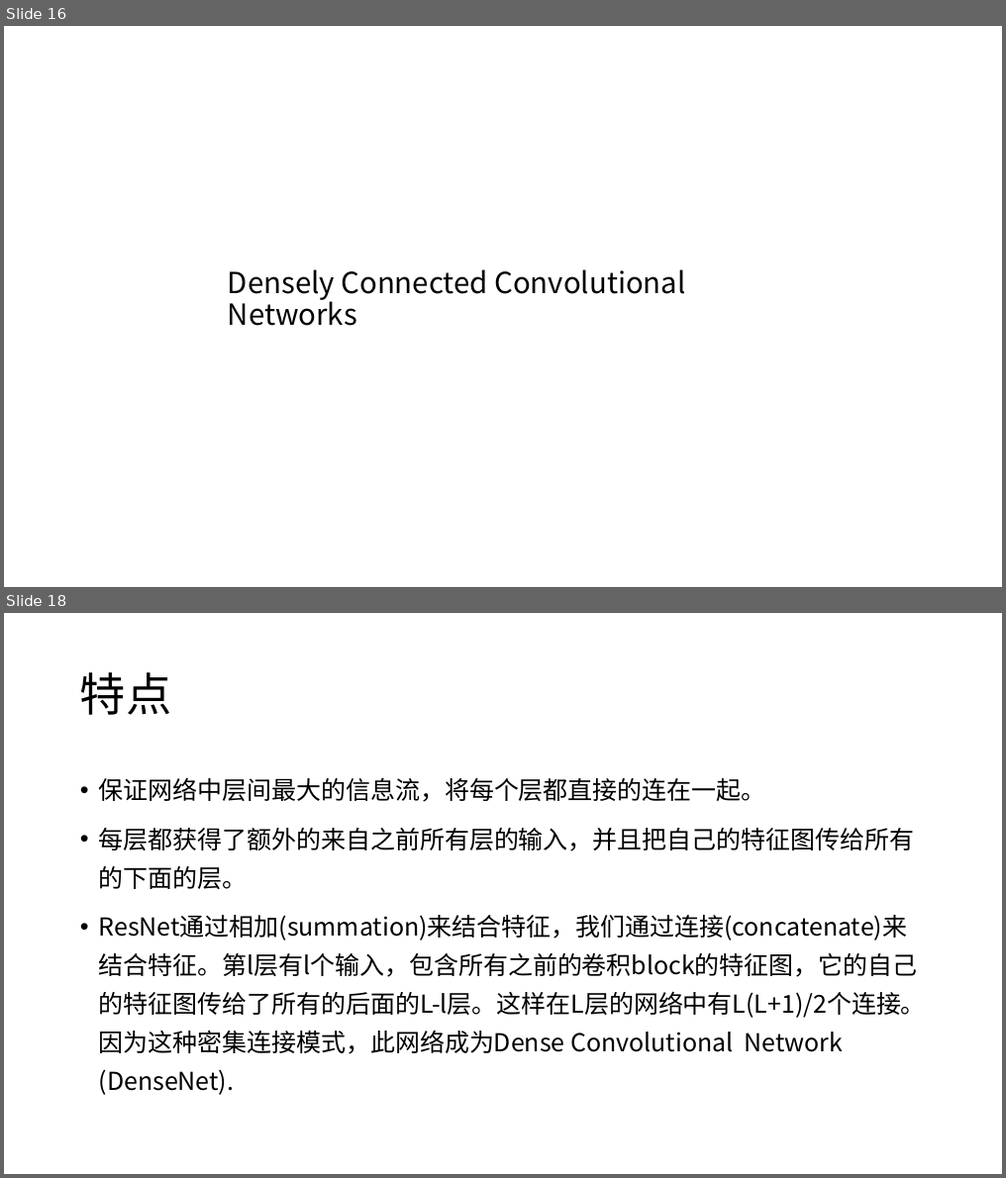
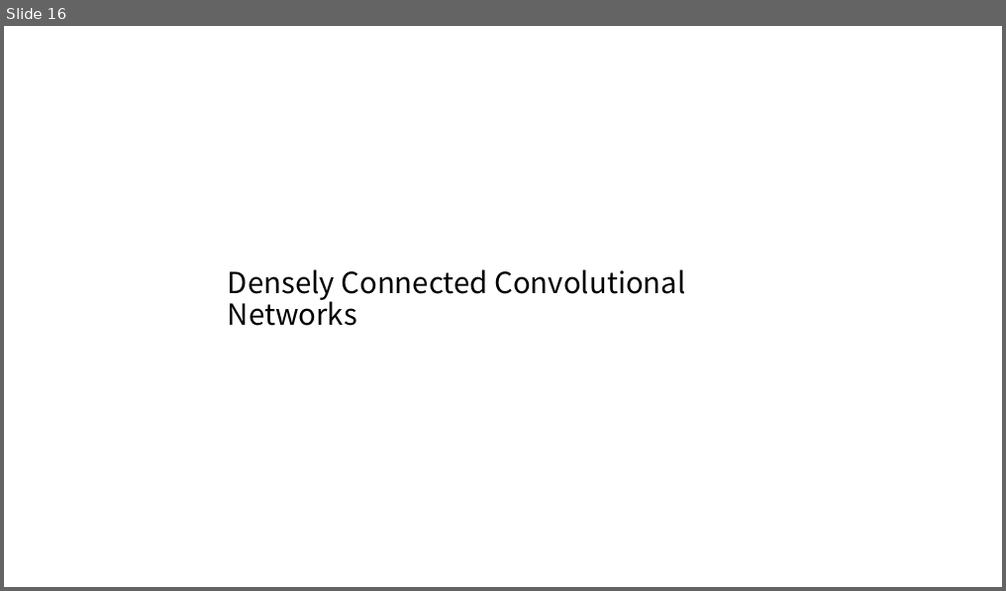
Before and after one commit to XianzhengWU/deeplearning_papernotes, a slide deck: 第二次组会_2018.10.15.pptx. Shown one above the other, each under a label of ours: slides 16 and 18 before the commit, slide 16 after it; the slides between them are not shown. The pictures are 1006x1178 and 1006x591 pixels, drawn with LibreOffice and Linux fonts; fonts in the diff are those of the drawing. Boxes give left, top, right and bottom in pixels: in the first picture for what was removed or moved away, otherwise in the second. Text is boxed around its words. In the diff, an @@ line names an element or a change of style, - is before the commit and + after.

```diff
--- a/第二次组会_2018.10.15.pptx
+++ b/第二次组会_2018.10.15.pptx
@@ slide 18 removed at (4, 613, 1002, 1174), background #FFFFFF @@
@@ title removed at (80, 672, 171, 715) @@
-特点
@@ text removed at (99, 777, 926, 1095) @@
-• 保证网络中层间最大的信息流，将每个层都直接的连在一起。
-• 每层都获得了额外的来自之前所有层的输入，并且把自己的特征图传给所有的下面的层。
-• ResNet通过相加(summation)来结合特征，我们通过连接(concatenate)来结合特征。第l层有l个输入，包含所有之前的卷积block的特征图，它的自己的特征图传给了所有的后面的L-l层。这样在L层的网络中有L(L+1)/2个连接。因为这种密集连接模式，此网络成为Dense Convolutional Network (DenseNet).
```
Also in this commit, not shown: 6 slides changed, 3 slides added, 3 other slides removed, 3 other files.
